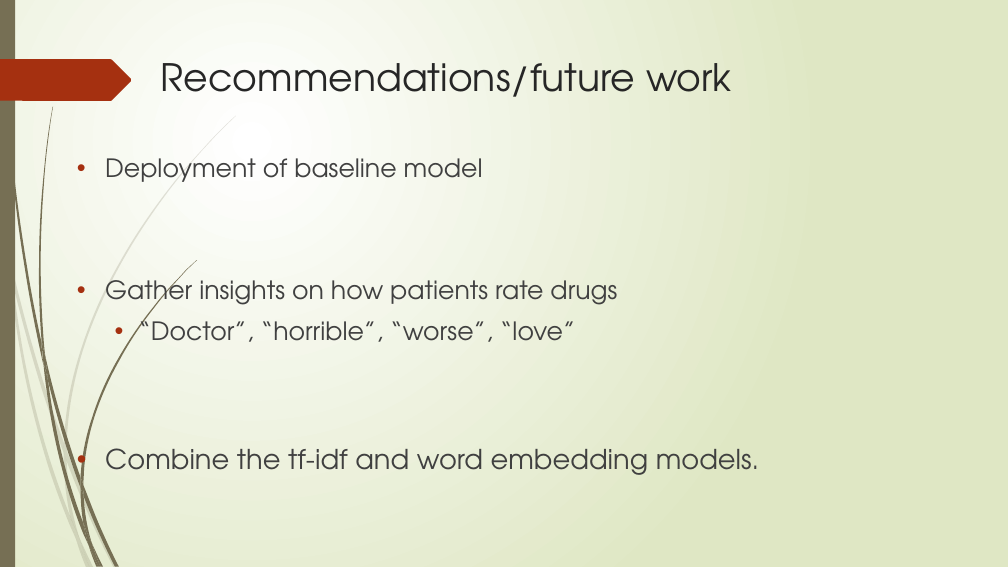
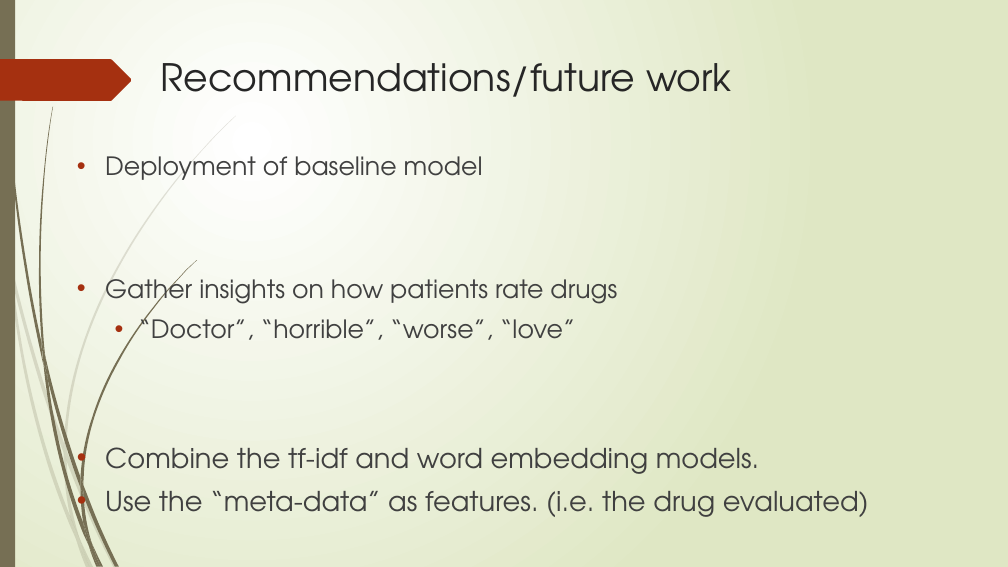
Before and after one commit to jmarksk/DrugReviewAnalysis, a slide deck: slide 6 of Presentation1.pptx. Drawn at 1008x567 pixels with LibreOffice and Linux fonts; fonts in the diff are those of the drawing. Boxes give left, top, right and bottom in pixels: in the first picture for what was removed or moved away, otherwise in the second. Text is boxed around its words. In the diff, an @@ line names an element or a change of style, - is before the commit and + after.

```diff
--- a/Presentation1.pptx
+++ b/Presentation1.pptx
@@ text at (x1=105, y1=491, x2=869, y2=517): paragraph added @@
+• Use the “meta-data” as features. (i.e. the drug evaluated)
```
Also in this commit, not shown: 2 other files.
